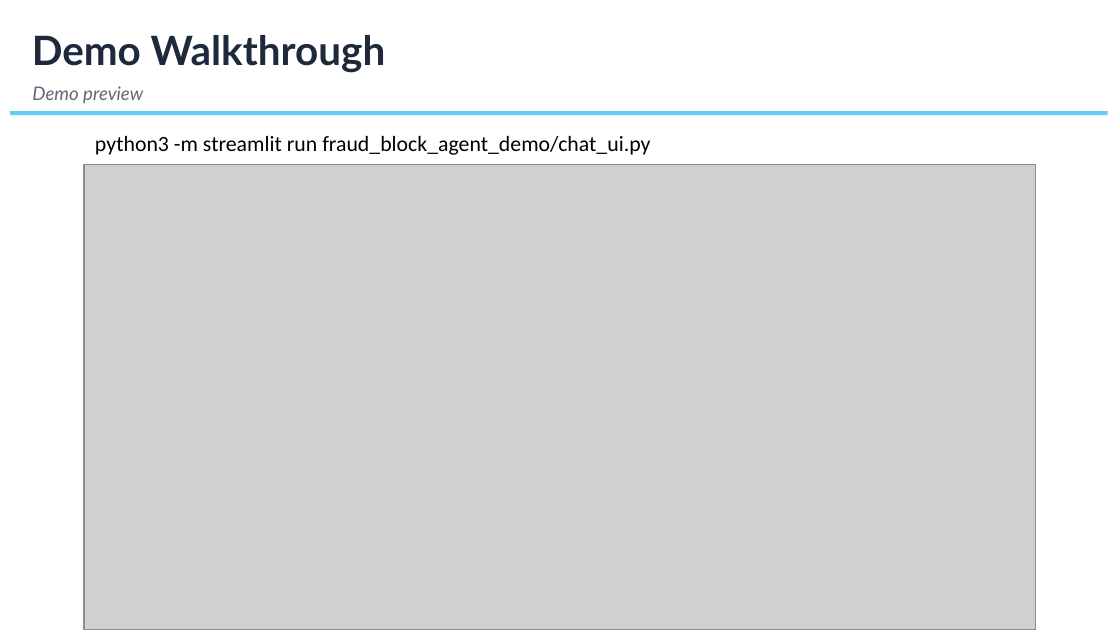
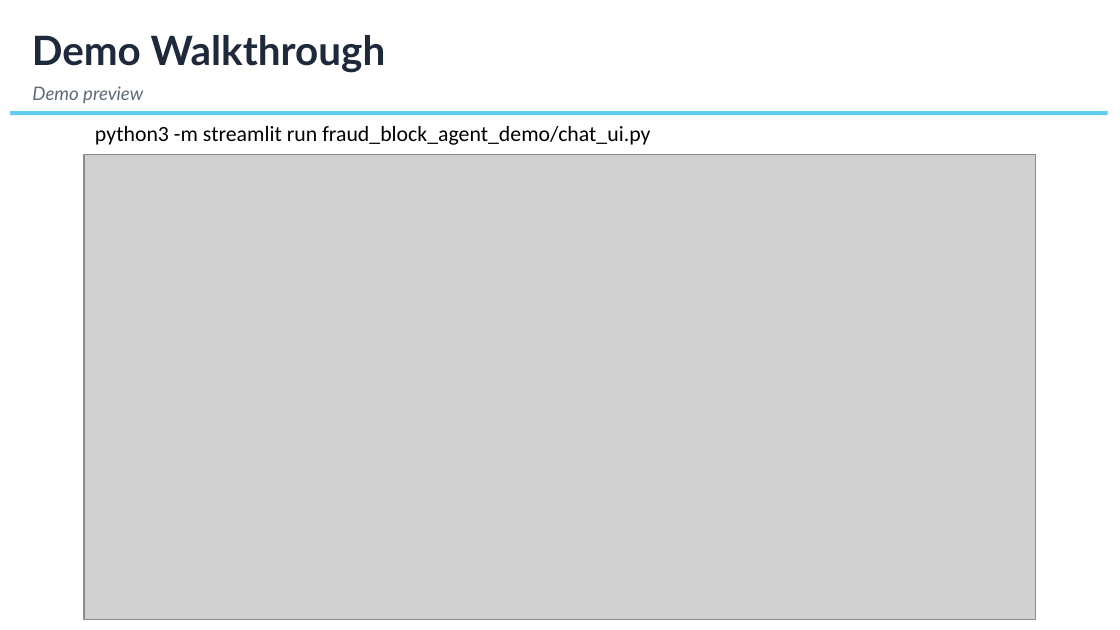
Before and after one commit to yangzh39/llm_projects, a slide deck: slide 20 of fraud_block_agent_demo/AgenticAI_Eval.pptx. Drawn at 1120x630 pixels with LibreOffice and Linux fonts; fonts in the diff are those of the drawing; grey boxes stand for pictures. Boxes give left, top, right and bottom in pixels: in the first picture for what was removed or moved away, otherwise in the second. Text is boxed around its words. In the diff, an @@ line names an element or a change of style, - is before the commit and + after.

Commit message:
modified presentation deck

```diff
--- a/fraud_block_agent_demo/AgenticAI_Eval.pptx
+++ b/fraud_block_agent_demo/AgenticAI_Eval.pptx
@@ text "python3 -m streamlit run fraud_block_agent_demo/chat_ui.py": place and size @@
-text "python3 -m streamlit run fraud_block_agent_demo/chat_ui.py" at [95, 136, 650, 155]
+text "python3 -m streamlit run fraud_block_agent_demo/chat_ui.py" at [95, 126, 650, 145]
@@ picture: place and size @@
-picture at [84, 165, 1036, 629]
+picture at [84, 155, 1036, 619]
```
Also in this commit, not shown: 1 other slide changed.
